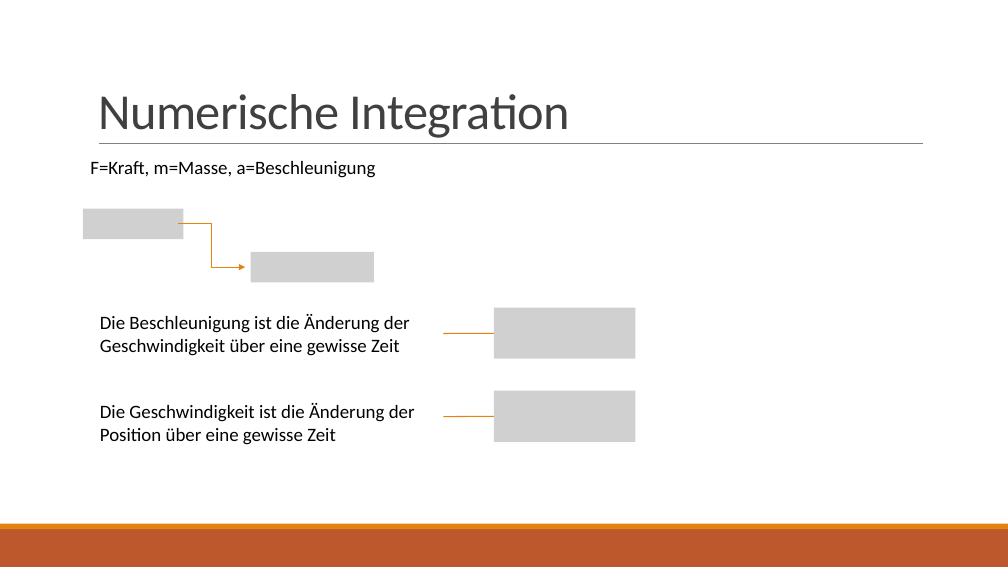
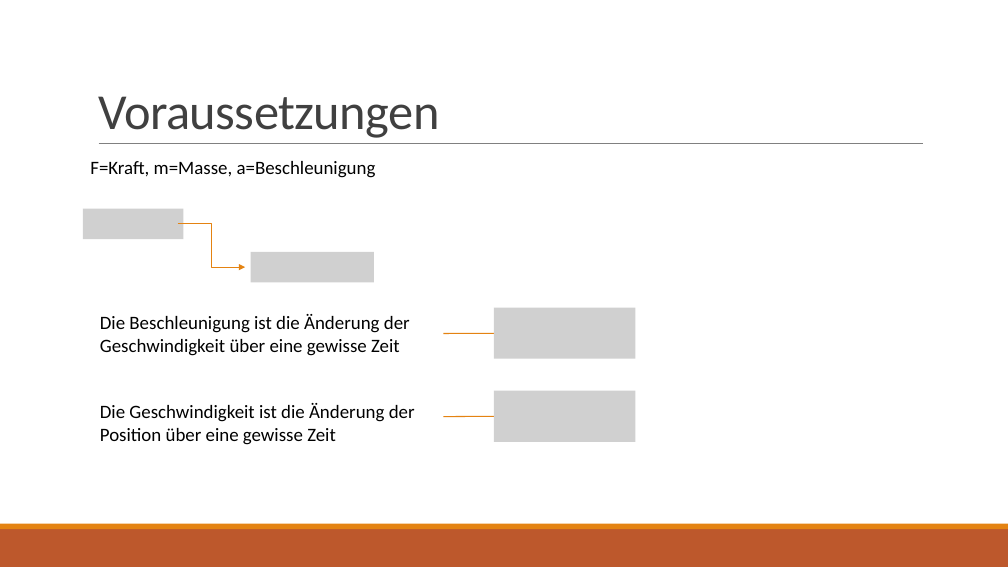
Before and after one commit to Voxen4/Planetarium, a slide deck: slide 21 of Simulation des Sonnensytem.pptx (slide 20 before the commit). Drawn at 1008x567 pixels with LibreOffice and Linux fonts; fonts in the diff are those of the drawing; grey boxes stand for pictures. Boxes give left, top, right and bottom in pixels: in the first picture for what was removed or moved away, otherwise in the second. Text is boxed around its words. In the diff, an @@ line names an element or a change of style, - is before the commit and + after.

```diff
--- a/Simulation des Sonnensytem.pptx
+++ b/Simulation des Sonnensytem.pptx
@@ title at (98, 96, 439, 138): text changed @@
-Numerische Integration
+Voraussetzungen
```
Also in this commit, not shown: 1 other slide changed, 3 slides added, 1 slide removed.
